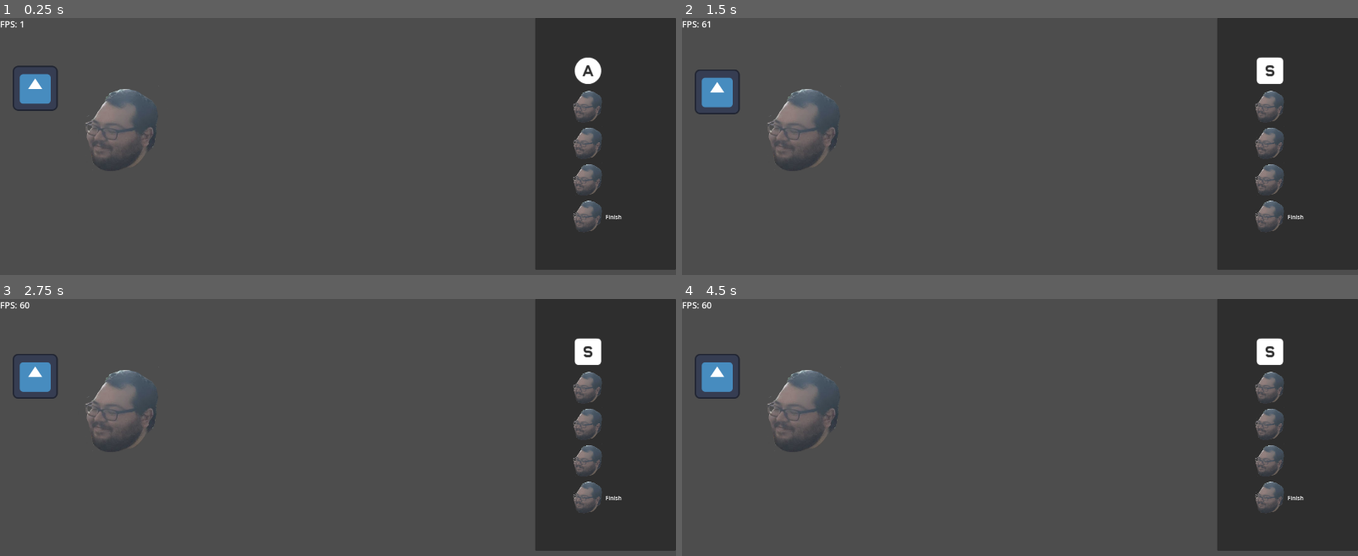
Above: before the commit, frames 1-4 (two rows, left to right).
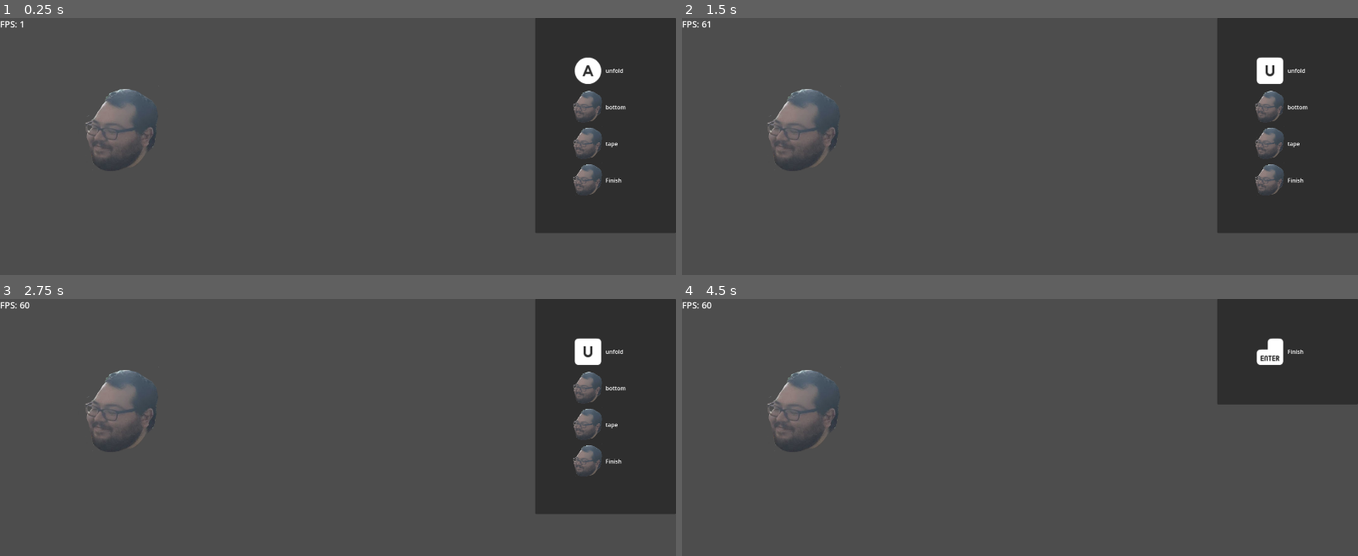
Above: after the commit, the same moments.

Repository: gabeochoa/prime_pressure
Game: Godot game, scene res://scenes/levels/level.tscn
The game is run twice, just before and just after one commit, with the same random seed, the same clock (stepped at 60 frames per second) and the same inputs. The engine's default icon, where the game draws it, is replaced by a stand-in: a white triangle on a blue panel in a dark square.
Inputs (mouse positions are in pixels of both pictures, inside the frame that each line leads up to):
- Up to frame 1 (0.25 s): no input
- Up to frame 2 (1.5 s): tap Enter at 0.5, 1.35 s; move the mouse to (1074, 151) at 0.52 s; hold W 0.53-1.28 s; tap Z at 0.6 s; click (1074, 151) at 0.67 s; move the mouse to (1290, 71) at 1.27 s; hold A from 1.28 s (still down); click (1290, 71) at 1.42 s
- Up to frame 3 (2.75 s): tap Space at 2 s; move the mouse to (608, 388) at 2.02 s; release A at 2.03 s; hold W from 2.03 s (still down); tap F at 2.1 s; click (608, 388) at 2.17 s
- Up to frame 4 (4.5 s): tap Enter at 2.75, 4.25 s; move the mouse to (1290, 424) at 2.77 s; tap U at 2.85 s; click (1290, 424) at 2.92 s; tap Space at 3.5 s; move the mouse to (1290, 460) at 3.52 s; release W at 3.53 s; hold A from 3.53 s (still down); tap B at 3.6 s; click (1290, 460) at 3.67 s; move the mouse to (1290, 496) at 4.27 s; tap T at 4.35 s; click (1290, 496) at 4.42 s

The runs differ from the first frame. In frame 1, 4.1% of the frame differs, in the area x 1-100%, y 18-99%; in frame 2, 4.2%; in frame 3, 4.2%; in frame 4, 12%, in the area x 1-100%, y 15-99%.

Commit message:
add globals and manager for action list

Diff:
--- /dev/null
+++ b/action_manager.gd
@@ -0,0 +1,22 @@
+class_name ActionManager
+
+var action_index = 0;
+var actions: Array[String] = [
+	"action_one",
+	"action_two",
+	"action_three",
+	"action_four",
+]
+
+static func instance() -> ActionManager:
+	if Globals._action_manager == null:
+		Globals._action_manager= ActionManager.new()
+	return Globals._action_manager
+
+func assign_and_increment(actionData: ActionData):
+	assert(action_index < actions.size(), "Showing more actions on screen than we have actions for")
+	actionData.gamepad = actions[action_index]
+	action_index += 1
+
+func reset_count():
+	action_index = 0
--- /dev/null
+++ b/globals.gd
@@ -0,0 +1,3 @@
+class_name Globals
+
+static var _action_manager: ActionManager = null
--- /dev/null
+++ b/order_data.gd
@@ -0,0 +1,50 @@
+class_name OrderData
+
+enum State {
+	New,
+	Procure,
+	Pack,
+	Ship,
+}
+
+enum ItemType {
+	Shampoo,
+	Chips,
+	ToiletPaper
+}
+
+const items: Dictionary = {
+	ItemType.Shampoo: {
+		"en_name": "Shampoo",
+		"keys": "SHAM"
+	},
+	ItemType.Chips: {
+		"en_name": "Chips",
+		"keys": "CHIP"
+	},
+	ItemType.ToiletPaper: {
+		"en_name": "Toilet Paper",
+		"keys": "TOIL"
+	}
+}
+
+class Item:
+	var type: ItemType
+	var amount: int
+
+	func set_type(t: ItemType):
+		type = t
+		return self
+
+	func set_amount(amt: int):
+		amount = amt
+		return self
+
+var order_items: Array[Item]
+
+
+var example_order = [
+	Item.new().set_name(ItemType.Shampoo).set_amount(1),
+	Item.new().set_name(ItemType.Chips).set_amount(2),
+	Item.new().set_name(ItemType.ToiletPaper).set_amount(10)
+]
--- a/scenes/levels/level.tscn
+++ b/scenes/levels/level.tscn
@@ -1,40 +1,13 @@
-[gd_scene load_steps=8 format=3 uid="uid://is7vjtxo3drv"]
+[gd_scene load_steps=6 format=3 uid="uid://is7vjtxo3drv"]
 
 [ext_resource type="Script" path="res://scenes/scripts/level.gd" id="1_hgata"]
-[ext_resource type="Texture2D" uid="uid://cwth3ikns67q8" path="res://icon.svg" id="1_ikucx"]
 [ext_resource type="PackedScene" uid="uid://b5o3tgfdgtldw" path="res://scenes/player.tscn" id="2_el2g4"]
 [ext_resource type="PackedScene" uid="uid://dphqnxcitwuq3" path="res://scenes/levels/fps_layer.tscn" id="5_70lhp"]
 [ext_resource type="Script" path="res://scenes/scripts/sophie.gd" id="6_hwhkf"]
 [ext_resource type="PackedScene" uid="uid://2ewk74lau0jq" path="res://scenes/action_label.tscn" id="7_0c7d6"]
 
-[sub_resource type="GDScript" id="GDScript_3kxpc"]
-script/source = "extends Sprite2D
-
-var pos: Vector2 = Vector2.ZERO
-const speed: int = 10
-
-func _unhandled_input(event):
-	if event is InputEventKey:
-		if event.pressed and event.keycode == KEY_W:
-			pos.y += 10
-
-
-# Called when the node enters the scene tree for the first time.
-func _ready():
-	pos = Vector2(100, 200);
-
-
-# Called every frame. 'delta' is the elapsed time since the previous frame.
-func _process(_delta):
-	position = pos
-"
-
 [node name="Level" type="Node2D"]
 script = ExtResource("1_hgata")
-
-[node name="logo" type="Sprite2D" parent="."]
-texture = ExtResource("1_ikucx")
-script = SubResource("GDScript_3kxpc")
 
 [node name="player_scn" parent="." instance=ExtResource("2_el2g4")]
 position = Vector2(348, 322)
@@ -60,13 +33,19 @@
 offset_left = -132.0
 offset_bottom = 136.0
 grow_horizontal = 0
+size_flags_horizontal = 8
+size_flags_vertical = 4
 alignment = 2
 
 [node name="PanelContainer" type="PanelContainer" parent="CanvasLayer/VBoxContainer"]
 layout_mode = 2
+size_flags_horizontal = 8
+size_flags_vertical = 6
 
 [node name="MarginContainer" type="MarginContainer" parent="CanvasLayer/VBoxContainer/PanelContainer"]
 layout_mode = 2
+size_flags_horizontal = 8
+size_flags_vertical = 4
 theme_override_constants/margin_left = 100
 theme_override_constants/margin_top = 100
 theme_override_constants/margin_right = 100
@@ -75,3 +54,5 @@
 [node name="GridContainer" type="GridContainer" parent="CanvasLayer/VBoxContainer/PanelContainer/MarginContainer"]
 unique_name_in_owner = true
 layout_mode = 2
+size_flags_horizontal = 8
+size_flags_vertical = 4
--- a/scenes/scripts/level.gd
+++ b/scenes/scripts/level.gd
@@ -10,8 +10,6 @@
 
 # Called every frame. 'delta' is the elapsed time since the previous frame.
 func _process(_delta):
-	if $logo.position.x > 1920:
-		$logo.pos.x = 0
-
+	pass
 	# Input.is_action_just_pressed("key") 294 to see if it was just pressed,
 	# Input.is_action_pressed("key") 237 to see if it is still pressed.
--- a/scenes/scripts/sophie.gd
+++ b/scenes/scripts/sophie.gd
@@ -1,35 +1,100 @@
 extends Node2D
 
-class SequentialScreen extends Screen:
-	func next(first_run: bool = false):
-		is_dirty = true
+var screens: Array = [
+	BoxScreen.new(),
+	OrderScreen.new(),
+]
 
-		if !first_run:
-			active_action.data.set_active(false)
-			config.increment_action_index()
+var using_controller: bool = true
+@export var action_label_scene: PackedScene
+@onready var screen_container: GridContainer =  %GridContainer
 
-		active_action = config.get_current_action()
-		active_action.data.set_active(true)
+func assign_inputs_for_action(screen:Screen, action:ActionListener):
+	if action.data.gamepad.length() != 0:
+		return
 
-		print("next_iter, current action is ", active_action.data.name)
-
-	func is_active() -> bool:
-		return !is_complete()
-
-	func is_active_action(action: ActionListener) -> bool:
-		return action.data.name == active_action.data.name
+	ActionManager.instance().assign_and_increment(action.data)
 
 
+# this cant be Array[Screen] because godot deletes the inner type idk
+func get_active_screens() -> Array:
+	return screens.filter(func(screen): return screen.is_active())
+
+func _unhandled_input(event):
+	ActionManager.instance().reset_count()
+	var old_controller = using_controller
+
+	if event is InputEventJoypadButton:
+		using_controller = true
+		#print("using controller")
+
+	if event is InputEventKey:
+		using_controller = false
+		#print("using keyboard")
+
+	for screen in get_active_screens():
+		var action = screen.active_action
+		if action.is_active():
+			if old_controller != using_controller:
+				screen.is_dirty = true
+			if !screen.is_active_action(action):
+				continue
+
+			if Input.is_key_pressed(action.data.key) or Input.is_action_just_pressed(action.data.gamepad):
+				print("action ", action.data.name, action.data.gamepad)
+				action.action(screen)
+				get_viewport().set_input_as_handled()
+				return
+
+func create_action_button(screen: Screen, action: ActionListener) -> Control :
+	assign_inputs_for_action(screen, action)
+
+	var label = action_label_scene.instantiate().with_data(
+		action.data
+		.set_is_controller(using_controller)
+		.set_active(screen.is_active_action(action))
+	)
+
+	if action.data.hide_label:
+		label.data.hide_label = true
+
+	var wrapper = MarginContainer.new()
+	wrapper.add_child(label)
+	wrapper.add_theme_constant_override("theme_override_constants/margin_left", 100)
+	return wrapper
+
+func render_actions():
+	var children = screen_container.get_children();
+
+	var actives = get_active_screens()
+	if actives.size() == 0:
+		for child in children:
+			child.queue_free()
+		return
+
+	var active_screen = actives[0]
+	if !active_screen.is_dirty:
+		return
+	active_screen.is_dirty = false
+
+	for child in children:
+		child.queue_free()
+
+	screen_container.columns = active_screen.num_items_per_row
+
+	active_screen.config.for_each_active(
+		func (action):
+			screen_container.add_child(
+				create_action_button(active_screen, action)
+			)
+	)
+
+func _process(_delta):
+	render_actions()
+	pass
+
 class BoxScreen extends SequentialScreen:
-	class BoxAction extends ActionListener:
-		func _init(data: ActionData):
-			super(data)
-
-		func action(screen:Screen):
-			print("on action triggered: ", data.name)
-			screen.next()
-
-	class BoxUnfold extends BoxAction:
+	class BoxUnfold extends SequentialAction:
 		func _init():
 			super(
 				ActionData.new()
@@ -37,7 +102,7 @@
 				.set_key(KEY_U)
 			)
 
-	class BoxBottom extends BoxAction:
+	class BoxBottom extends SequentialAction:
 		func _init():
 			super(
 				ActionData.new()
@@ -45,7 +110,7 @@
 				.set_key(KEY_B)
 			)
 
-	class BoxTape extends BoxAction:
+	class BoxTape extends SequentialAction:
 		func _init():
 			super(
 				ActionData.new()
@@ -87,6 +152,7 @@
 		return list
 
 	func _init():
+		num_items_per_row = 1
 		var orders = create_order_letter("SHAM")
 		orders.append(CompleteAction.new())
 		var group = (
@@ -95,106 +161,3 @@
 		)
 		super("order", group)
 		next(true)
-
-var action_index = 0;
-var actions: Array[String] = [
-	"action_one",
-	"action_two",
-	"action_three",
-	"action_four",
-]
-
-var screens: Array = [
-	#BoxScreen.new(),
-	OrderScreen.new(),
-]
-
-var using_controller: bool = true
-@export var action_label_scene: PackedScene
-@onready var screen_container: GridContainer =  %GridContainer
-
-func assign_inputs_for_action(screen:Screen, action:ActionListener):
-	if action.data.gamepad.length() != 0:
-		return
-
-	assert(action_index < actions.size(), "Showing more actions on screen than we have actions for")
-	action.data.gamepad = actions[action_index]
-	action_index += 1
-
-# this cant be Array[Screen] because godot deletes the inner type idk
-func get_active_screens() -> Array:
-	return screens.filter(func(screen): return screen.is_active())
-
-func _unhandled_input(event):
-	action_index = 0
-	var old_controller = using_controller
-
-	if event is InputEventJoypadButton:
-		using_controller = true
-		#print("using controller")
-
-	if event is InputEventKey:
-		using_controller = false
-		#print("using keyboard")
-
-	for screen in get_active_screens():
-		var action = screen.active_action
-		if action.is_active():
-			if old_controller != using_controller:
-				screen.is_dirty = true
-			if !screen.is_active_action(action):
-				continue
-
-			if Input.is_key_pressed(action.data.key) or Input.is_action_just_pressed(action.data.gamepad):
-				print("action ", action.data.name, action.data.gamepad)
-				action.action(screen)
-				get_viewport().set_input_as_handled()
-				return
-
-	#if event.pressed and event.keycode == KEY_W:
-	#get_viewport().set_input_as_handled()
-
-func create_action_button(screen: Screen, action: ActionListener) -> Control :
-	assign_inputs_for_action(screen, action)
-
-	var label = action_label_scene.instantiate().with_data(
-		action.data
-		.set_is_controller(using_controller)
-		.set_active(screen.is_active_action(action))
-	)
-
-	if action.data.hide_label:
-		label.data.hide_label = true
-
-	var wrapper = MarginContainer.new()
-	wrapper.add_child(label)
-	wrapper.add_theme_constant_override("theme_override_constants/margin_left", 100)
-	return wrapper
-
-func render_actions():
-	var children = screen_container.get_children();
-
-	var actives = get_active_screens()
-	if actives.size() == 0:
-		for child in children:
-			child.queue_free()
-		return
-
-	var active_screen = actives[0]
-	if !active_screen.is_dirty:
-		return
-	active_screen.is_dirty = false
-
-	for child in children:
-		child.queue_free()
-
-	active_screen.config.for_each_active(
-		func (action):
-			screen_container.add_child(
-				create_action_button(active_screen, action)
-			)
-	)
-
-func _process(_delta):
-	render_actions()
-	pass
--- a/screen.gd
+++ b/screen.gd
@@ -13,6 +13,7 @@
 		print("screen " + screen.name + " complete")
 		screen.complete = true;
 
+var num_items_per_row: int = 1
 var complete: bool
 var name: String
 var config : ActionGroup
--- /dev/null
+++ b/sequential_screen.gd
@@ -0,0 +1,27 @@
+class_name SequentialScreen extends Screen
+
+class SequentialAction extends ActionListener:
+	func _init(data: ActionData):
+		super(data)
+
+	func action(screen:Screen):
+		print("on action triggered: ", data.name)
+		screen.next()
+
+func next(first_run: bool = false):
+	is_dirty = true
+
+	if !first_run:
+		active_action.data.set_active(false)
+		config.increment_action_index()
+
+	active_action = config.get_current_action()
+	active_action.data.set_active(true)
+
+	print("next_iter, current action is ", active_action.data.name)
+
+func is_active() -> bool:
+	return !is_complete()
+
+func is_active_action(action: ActionListener) -> bool:
+	return action.data.name == active_action.data.name
